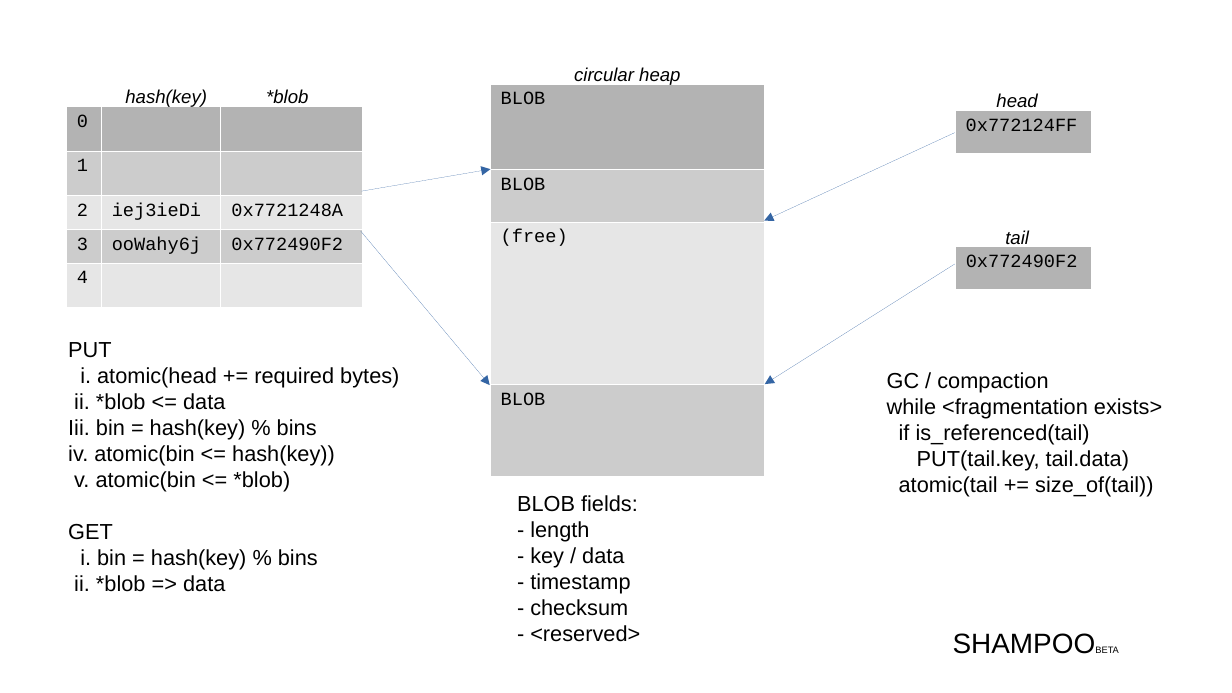
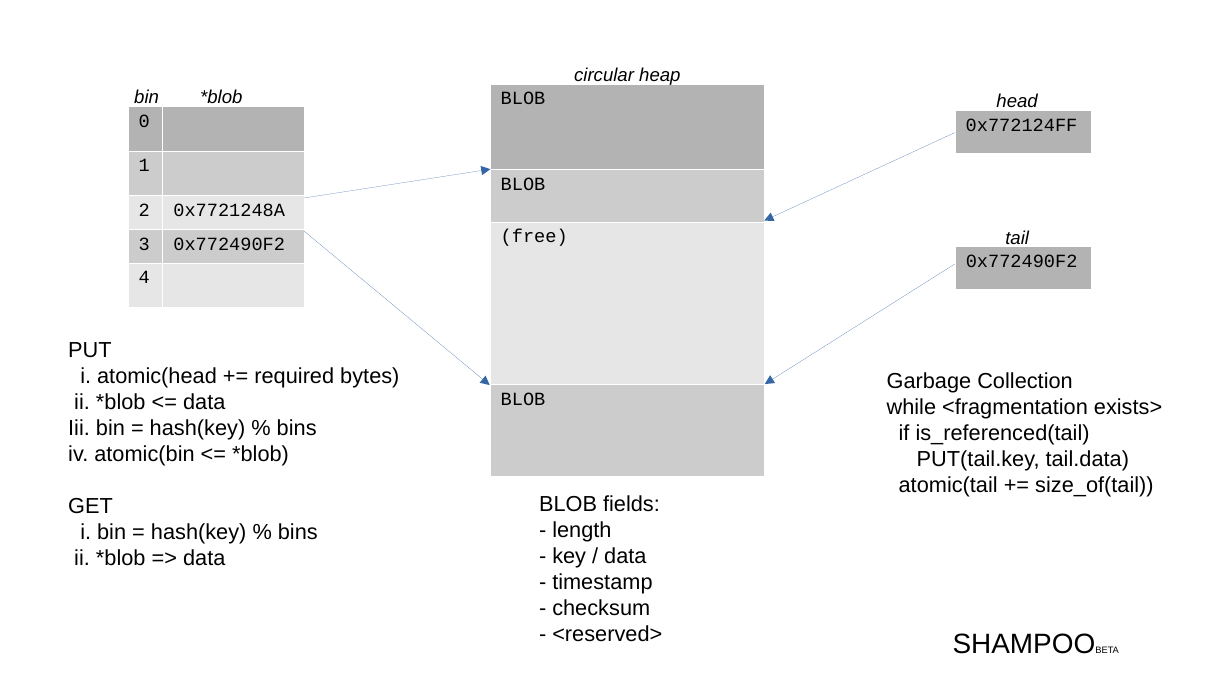
Before and after one commit to turborat/shampoo, a slide deck: slide 1 of shampoo.odp. Drawn at 1232x693 pixels with LibreOffice and Linux fonts; fonts in the diff are those of the drawing. Boxes give left, top, right and bottom in pixels: in the first picture for what was removed or moved away, otherwise in the second. Text is boxed around its words. In the diff, an @@ line names an element or a change of style, - is before the commit and + after.

```diff
--- a/shampoo.odp
+++ b/shampoo.odp
@@ text at (134,89,159,108): text changed @@
-hash(key)
+bin
@@ text "*blob": place and size @@
-text "*blob" at (266,89,308,108)
+text "*blob" at (200,89,242,108)
@@ table at (127,106,304,287) @@
-column 2:  |  | iej3ieDi | ooWahy6j | 
@@ table: place and size @@
-table at (66,106,362,287)
+table at (127,106,304,287)
@@ arrow moved from (361, 191) - (491, 169) to (304, 198) - (491, 169) @@
@@ arrow moved from (361, 231) - (490, 386) to (304, 231) - (490, 386) @@
@@ text at (887,372,1072,392): text changed @@
-GC / compaction
+Garbage Collection
@@ text at (68,445,289,466): text changed @@
-iv. atomic(bin <= hash(key))
-v. atomic(bin <= *blob)
+iv. atomic(bin <= *blob)
@@ text "BLOB fields:": place and size @@
-text "BLOB fields:" at (517,495,640,642)
+text "BLOB fields:" at (539,495,662,642)
```
Also in this commit, not shown: 1 other file.
